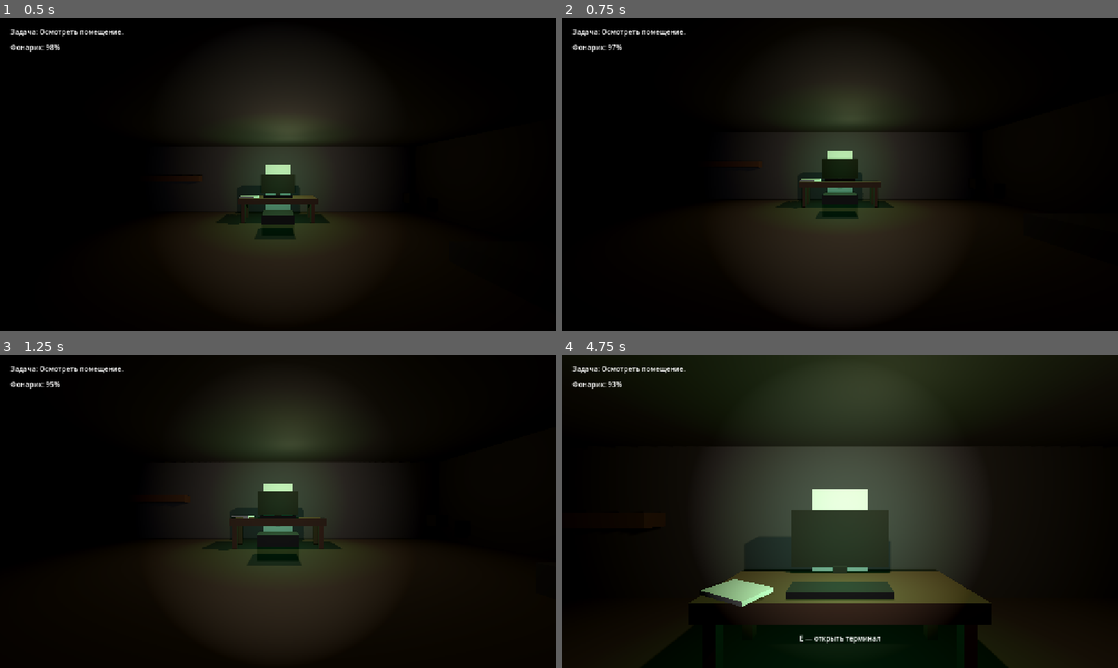
Above: before the commit, frames 1-4 (two rows, left to right).
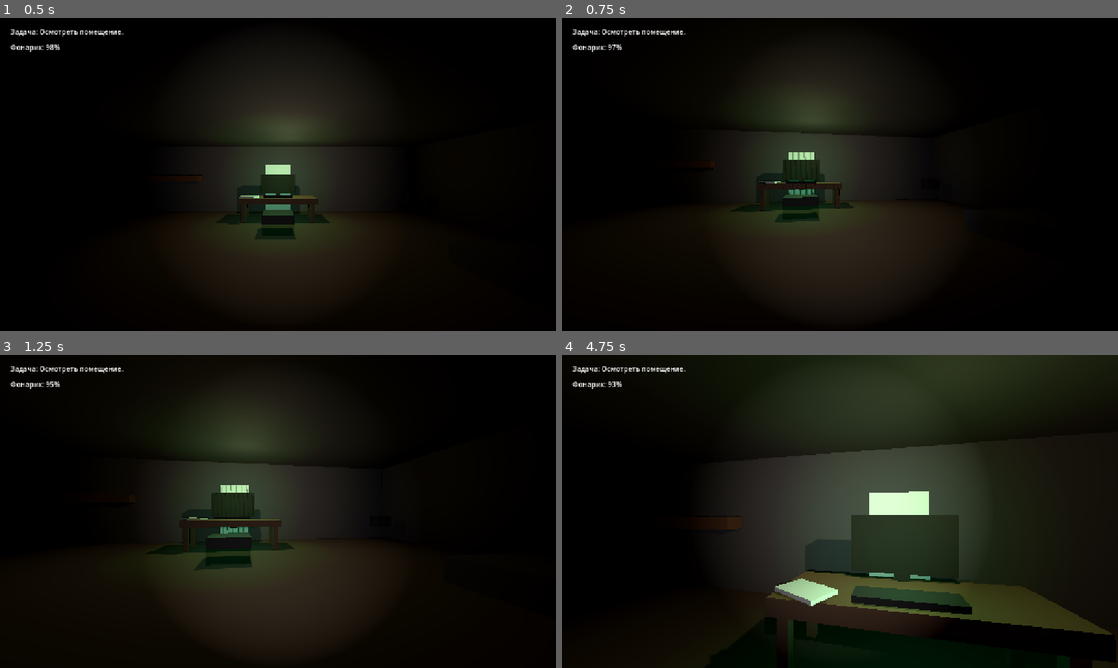
Above: after the commit, the same moments.

Repository: True-Ruslan/poop-horror-ai-routine
Game: Godot game, scene res://game/scenes/Main.tscn
Same seed, same stepped clock (60 frames per second), same inputs: the game is played once before the commit and once after it.
Inputs (mouse positions are in pixels of both pictures, inside the frame that each line leads up to):
- Up to frame 1 (0.5 s): no input
- Up to frame 2 (0.75 s): tap Enter at 0.5 s; move the mouse to (867, 174) at 0.52 s; hold W (move_forward) from 0.53 s (still down); hold Ctrl (crouch) from 0.53 s (still down)
- Up to frame 3 (1.25 s): keep holding W (move_forward); keep holding Ctrl (crouch)
- Up to frame 4 (4.75 s): keep holding W (move_forward); move the mouse to (812, 511) at 1.27 s; release Ctrl (crouch) at 1.28 s; tap F (flashlight_toggle) at 1.35, 4.35 s; move the mouse to (851, 505) at 2.02 s; hold E (interact) 2.03-2.78 s; move the mouse to (834, 517) at 2.77 s; tap Shift (sprint) at 2.85 s; move the mouse to (878, 514) at 3.52 s; hold Ctrl (crouch) 3.53-4.28 s; move the mouse to (795, 508) at 4.27 s

Frame 1 is identical in both runs. In frame 2, 2.7% of the frame differs, in the area x 26-66%, y 26-66%; in frame 3, 3.4%; in frame 4, 10%, in the area x 14-99%, y 28-100%.

Commit message:
Handle mouse look in input callback

Diff:
--- a/game/scripts/player/PlayerController.gd
+++ b/game/scripts/player/PlayerController.gd
@@ -13,7 +13,7 @@
 
 var look_x: float = 0.0
 
-func _unhandled_input(event: InputEvent) -> void:
+func _input(event: InputEvent) -> void:
     if GameState.is_reading_message or get_tree().paused:
         return
 
